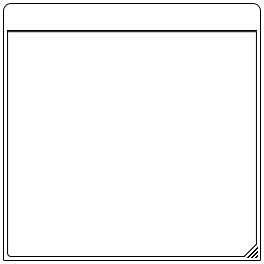
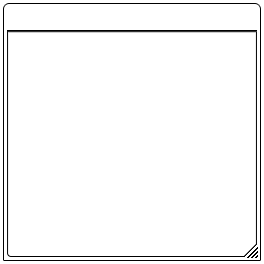
Layer changes from the first (264, 264) image to the second:
painted on "Rectangle 1" (3rd of 3, in "Group 1") over [4, 4, 260, 11]
